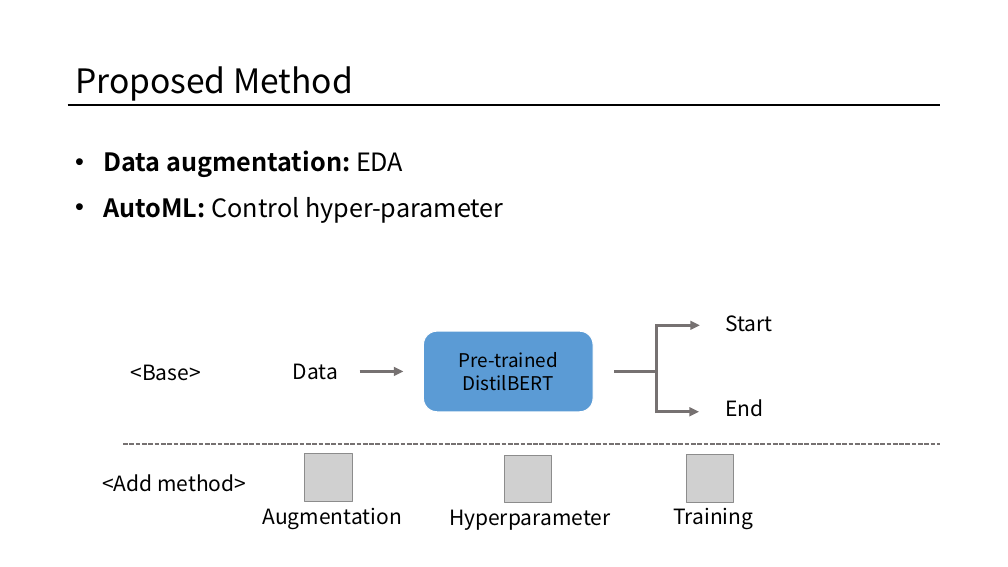
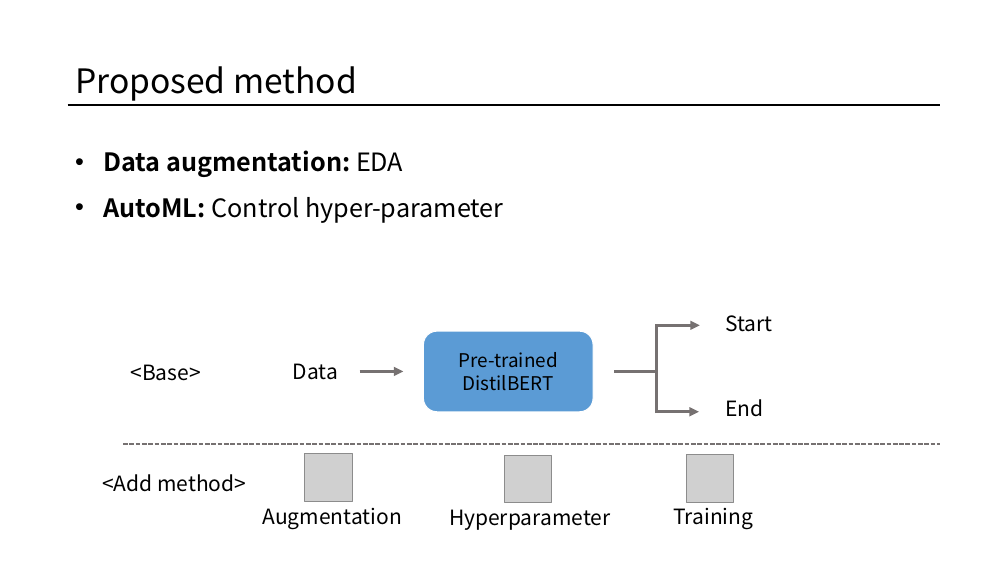
Before and after one commit to qkrwnstj306/Theory, a slide deck: slide 6 of PPT/DIstilBERT Final.pptx. Drawn at 1008x567 pixels with LibreOffice and Linux fonts; fonts in the diff are those of the drawing; grey boxes stand for pictures. Boxes give left, top, right and bottom in pixels: in the first picture for what was removed or moved away, otherwise in the second. Text is boxed around its words. In the diff, an @@ line names an element or a change of style, - is before the commit and + after.

```diff
--- a/PPT/DIstilBERT Final.pptx
+++ b/PPT/DIstilBERT Final.pptx
@@ text at (75, 66, 357, 101): text changed @@
-Proposed Method
+Proposed method
```
Also in this commit, not shown: 3 other slides changed.
